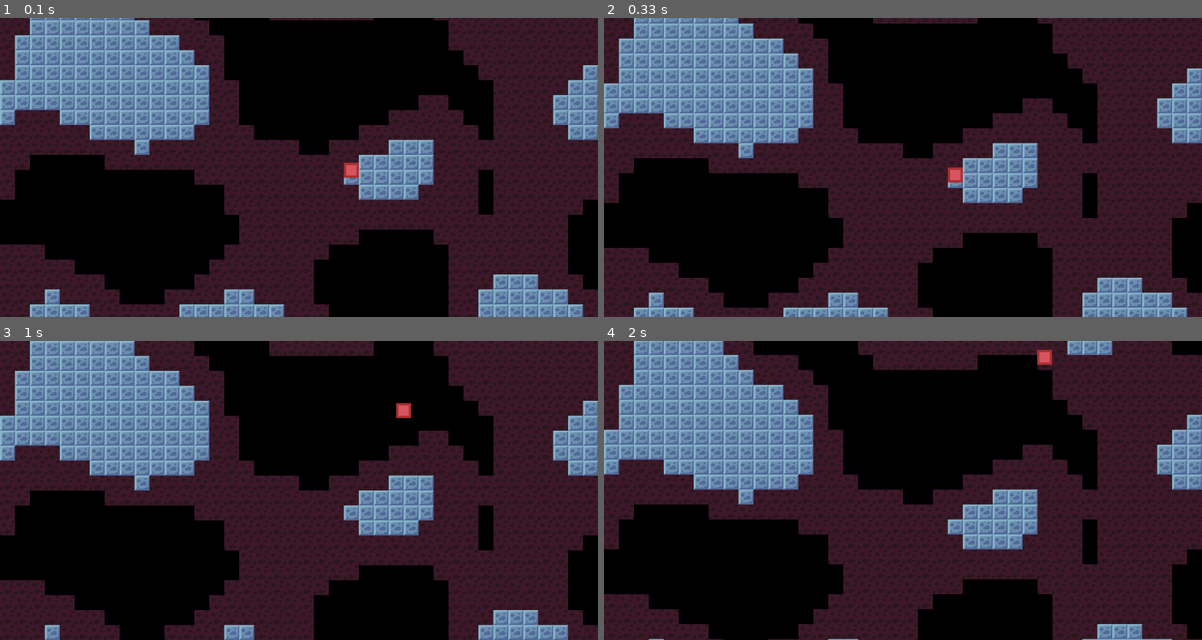
Above: before the commit, frames 1-4 (two rows, left to right).
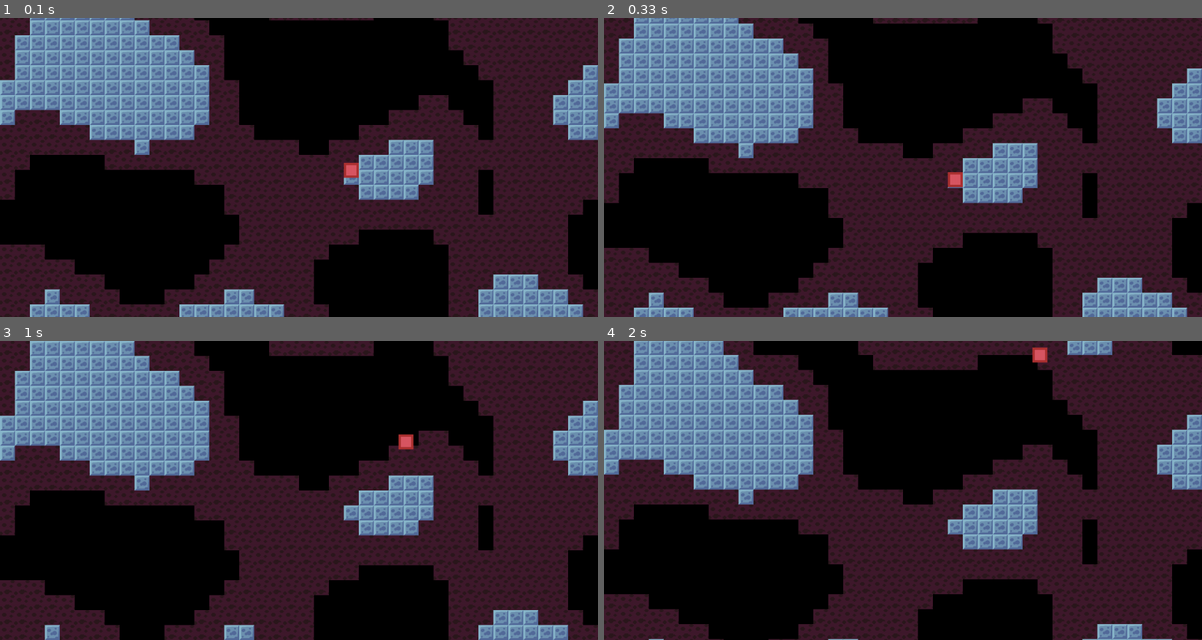
Above: after the commit, the same moments.

Repository: ARKANYOTA/Pygame-Test
Game: pygame game, started from scripts/index.py
Two runs of this game, one before a commit and one after it. Both use one fixed random seed, a clock stepped at 60 frames per second and the inputs below.
Inputs:
- Up to frame 1 (0.1 s): no input
- Up to frame 2 (0.33 s): no input
- Up to frame 3 (1 s): hold D 0.33-0.8 s; hold W from 0.83 s (still down); tap Z at 0.9 s
- Up to frame 4 (2 s): release W at 1.13 s; hold D 1.17-1.63 s; tap Z at 1.23, 1.53, 1.73 s; hold A from 1.67 s (still down)

Frame 1 is identical in both runs. In frame 2, 0.1% of the frame differs, in the area x 57-60%, y 50-57%; in frame 3, 0.3%, in the area x 66-70%, y 20-37%; in frame 4, 0.2%.

Commit message:
Optimisation de la gen de la map

Diff:
--- a/scripts/index.py
+++ b/scripts/index.py
@@ -25,17 +25,18 @@
     SEED = uniform(-65536, 65535)
 
     # Textures
-    player1Texture = pygame.transform.scale(pygame.image.load("../textures/redsquare.png"), (32, 32))
-    player2Texture = pygame.image.load("../textures/intro_ball.gif")
+    player1Texture = pygame.transform.scale(pygame.image.load("textures/redsquare.png"), (32, 32))
+    player2Texture = pygame.image.load("textures/intro_ball.gif")
     playerTextures = [player1Texture, player2Texture]
 
-    groundTexture = pygame.transform.scale(pygame.image.load("../textures/groundTile.png"), BLOCKWIDTH_2TUPLE)
-    groundBGTexture = pygame.transform.scale(pygame.image.load("../textures/dummyDecoGround.png"), BLOCKWIDTH_2TUPLE)
-    blankTexture = pygame.transform.scale(pygame.image.load("../textures/blank.png"), BLOCKWIDTH_2TUPLE)
+    groundTexture = pygame.transform.scale(pygame.image.load("textures/groundTile.png"), BLOCKWIDTH_2TUPLE)
+    groundBGTexture = pygame.transform.scale(pygame.image.load("textures/dummyDecoGround.png"), BLOCKWIDTH_2TUPLE)
+    blankTexture = pygame.transform.scale(pygame.image.load("textures/blank.png"), BLOCKWIDTH_2TUPLE)
     tileTextures = [blankTexture, groundBGTexture, groundTexture]
 
     # Game variables
     noise = PerlinNoise(SEED, 0, 0, 10, scrwidth//BLOCKWIDTH, scrheight//BLOCKWIDTH+1)
+    noise.create_noisemap_list()
     #camera = Vector2()
     scrollspeed = 0.5
 
--- a/scripts/perlinnoise.py
+++ b/scripts/perlinnoise.py
@@ -11,7 +11,7 @@
         self.screenpos = Vector2(0, 0)
         self.width = width
         self.height = height
-        self.map = self.get_noisemap_list()
+        self.map = []
         self.groundImg = pygame.image.load("textures/dummyGround.png")
         self.groundBGImg = pygame.image.load("textures/dummyDecoGround.png")
 
@@ -70,7 +70,7 @@
     def clamp(self, val, a, b):
         return max(a, min(val, b))
 
-    def get_noisemap_list(self):
+    def create_noisemap_list(self):
         li = [[0] * self.width] * self.height
         for row in range(self.height):
             li2 = [0] * self.width
@@ -84,10 +84,22 @@
                     noise = 0
                 li2[col] = noise
             li[row] = li2
-        return li
+        self.map = li
 
     def update_map(self):
-        self.map = self.get_noisemap_list()
+        del self.map[-1]
+        li2 = [0] * self.width
+        for col in range(self.width):
+            noise = self.perlin_noise(col+self.pos.x, 0+self.pos.y, self.scale)
+            if .56 < noise:
+                noise = 2
+            elif .45 < noise:
+                noise = 1
+            else:
+                noise = 0
+            li2[col] = noise
+        self.map.insert(0,li2)
+
 
     def print_perlin_noise(self, display, screen_x, screen_y, blockwidth, tileTextures):
         for row in range(self.height):
--- a/scripts/player.py
+++ b/scripts/player.py
@@ -89,17 +89,6 @@
                 return map[i][int((self.pos.y-self.width)//self.width)] == 2
         return False
 
-    # def init(self):
-    #     for x in range(0, 1100, 32):
-    #         for y in range(0, 700, 32):
-    #             # print("X=" + str(x) + " && Y=" + str(y) + ":", display.get_at((x, y)))
-    #             try:
-    #                 if self.display.get_at((x, y)) == (0, 0, 0, 255) and \
-    #                         self.display.get_at((x, y + 32)) == (246, 195, 143, 255):
-    #                     self.setposition(Vector2(x, y))
-    #             except:
-    #                 pass
-
     def update(self, map):
 
         #if self.pos.y//self.width>len(map):
@@ -131,8 +120,8 @@
         #Scroll
         self.pos.y += self.scrollspeed
 
-        if self.isGrounded and self.pos.y%self.width !=0 :
-            self.pos.y = floor(self.pos.y/self.width)*self.width
+        #if self.isGrounded and self.pos.y%self.width !=0 :
+        #    self.pos.y = floor(self.pos.y/self.width)*self.width
 
 
         # if not self.isOnGround(map):
@@ -140,3 +129,15 @@
         #         self.addYVelocity(1)
         # else:
         #     self.setYVelocity(0)
+
+
+    # def init(self):
+    #     for x in range(0, 1100, 32):
+    #         for y in range(0, 700, 32):
+    #             # print("X=" + str(x) + " && Y=" + str(y) + ":", display.get_at((x, y)))
+    #             try:
+    #                 if self.display.get_at((x, y)) == (0, 0, 0, 255) and \
+    #                         self.display.get_at((x, y + 32)) == (246, 195, 143, 255):
+    #                     self.setposition(Vector2(x, y))
+    #             except:
+    #                 pass
